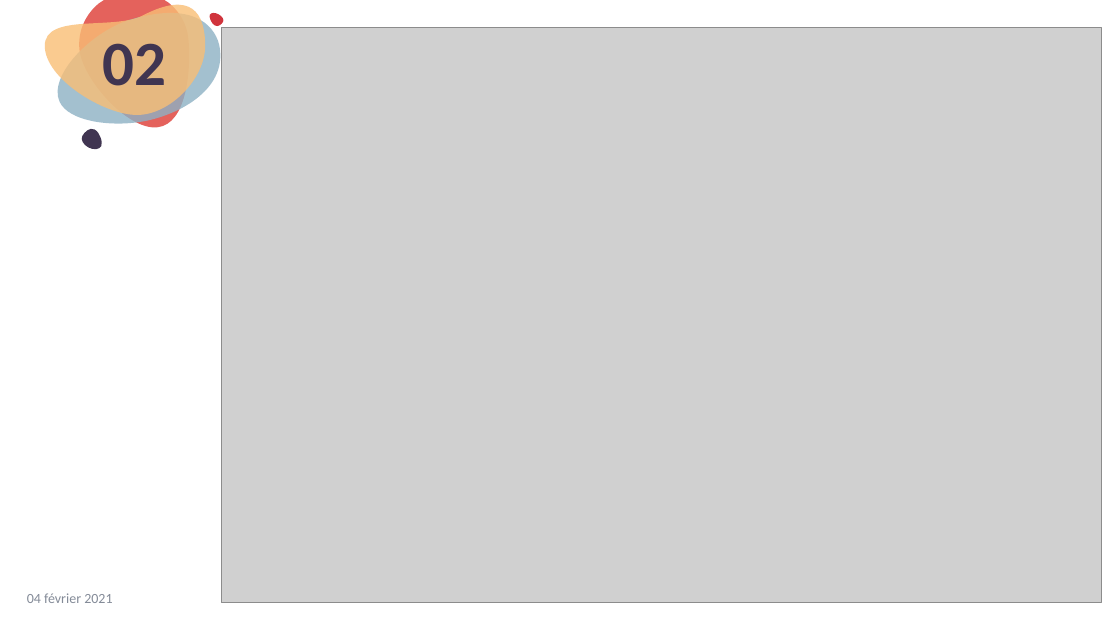
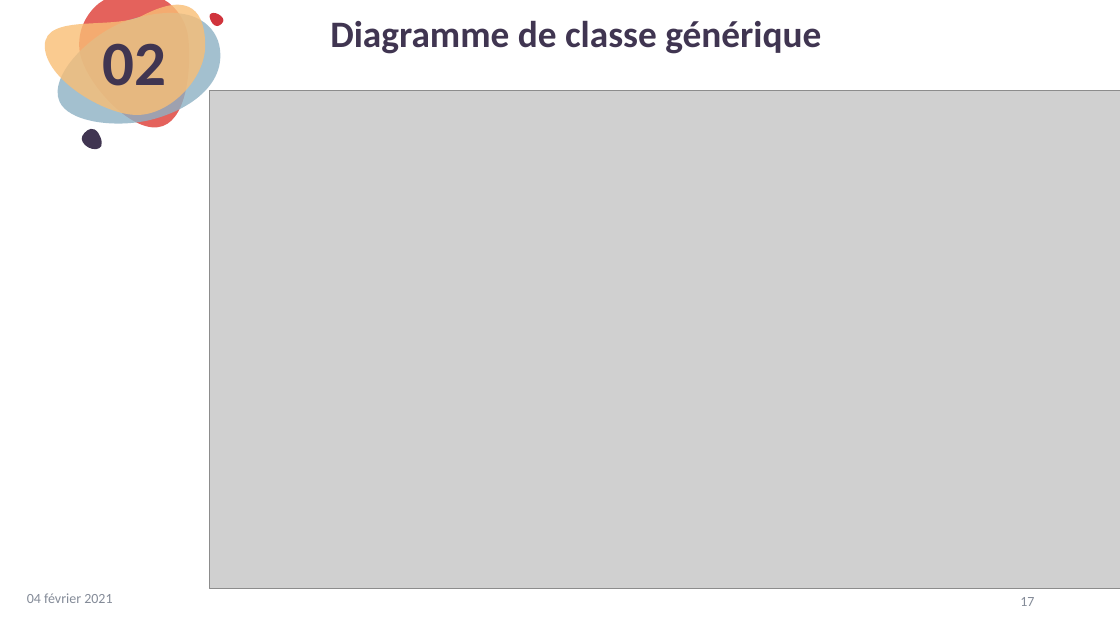
Before and after one commit to kyweez/CDA-14-DESIGN-PATTERN, a slide deck: slide 17 of 01-Powerpoint-presentation/PowerpointPresentation.pptx (slide 16 before the commit). Drawn at 1120x630 pixels with LibreOffice and Linux fonts; fonts in the diff are those of the drawing; grey boxes stand for pictures. Boxes give left, top, right and bottom in pixels: in the first picture for what was removed or moved away, otherwise in the second. Text is boxed around its words. In the diff, an @@ line names an element or a change of style, - is before the commit and + after.

```diff
--- a/01-Powerpoint-presentation/PowerpointPresentation.pptx
+++ b/01-Powerpoint-presentation/PowerpointPresentation.pptx
@@ title added at [330, 20, 821, 54], 32 pt, text #403551, bold @@
+Diagramme de classe générique
@@ picture: place and size @@
-picture at [221, 27, 1102, 602]
+picture at [209, 90, 1120, 589]
@@ page number added at [1020, 597, 1034, 606], 12 pt, text #848B98 @@
+17
```
Also in this commit, not shown: 30 other slides changed, 2 slides added.
